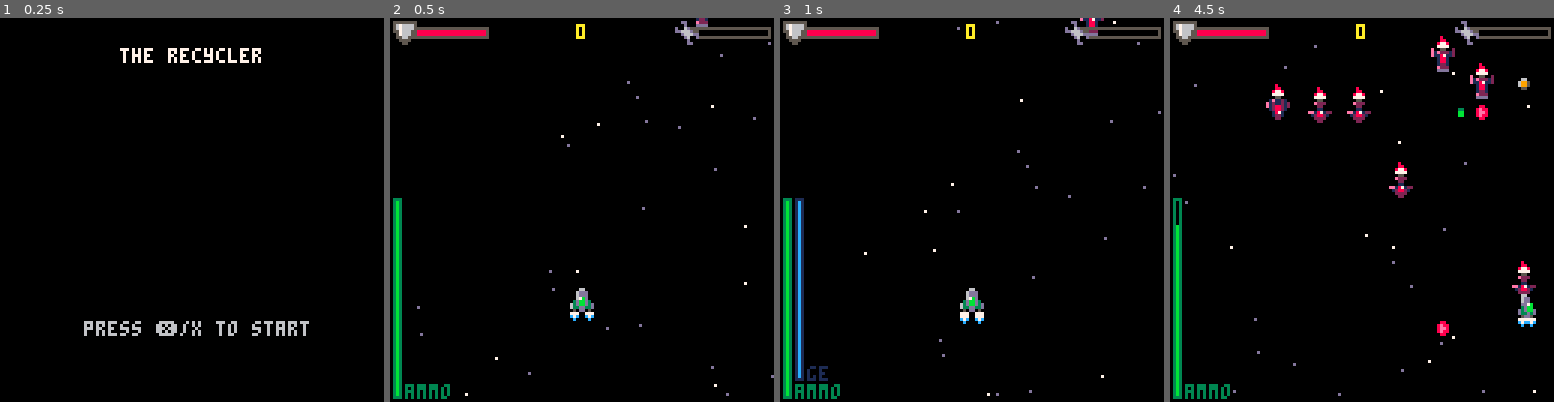
Above: before the commit, frames 1-4 (left to right).
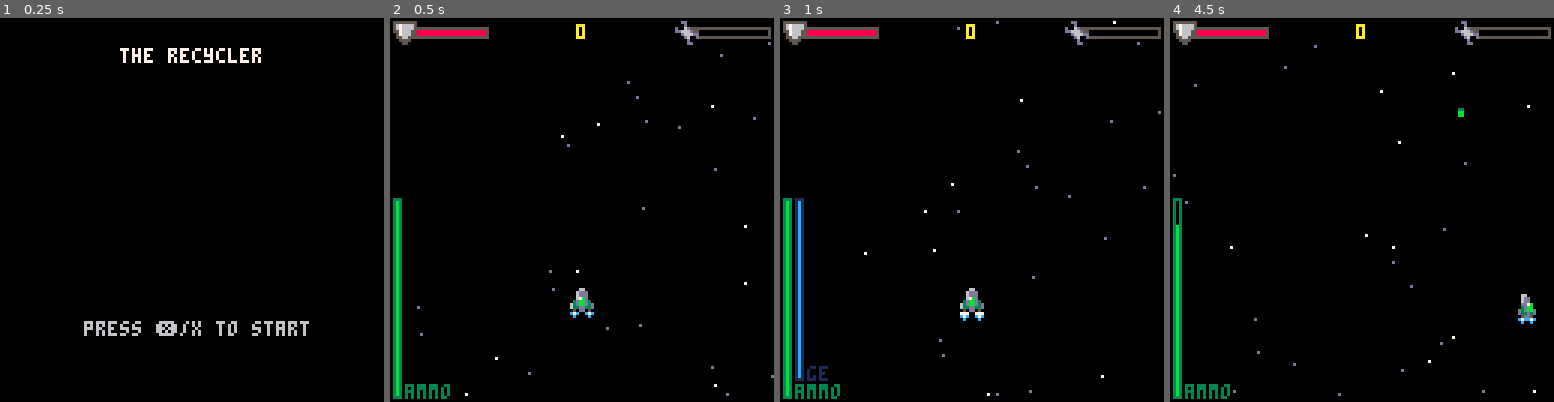
Above: after the commit, the same moments.

Repository: Sreaz0ne/the-recycler-p8
Game: PICO-8 cartridge the_recycler.p8
Two runs of this game, one before a commit and one after it. Both use one fixed random seed, a clock stepped at 60 frames per second and the inputs below.
Inputs:
- Up to frame 1 (0.25 s): no input
- Up to frame 2 (0.5 s): tap X (X key) at 0.33 s
- Up to frame 3 (1 s): tap O (Z key) at 0.7 s
- Up to frame 4 (4.5 s): tap X (X key) at 1.07, 1.85, 2.97, 4.08 s; hold Right 1.6-2.1 s; tap O (Z key) every 0.4 s from 1.7 to 4.1 s; hold Up 2.15-2.42 s; hold Right 2.47-3.03 s; hold Left 3.08-3.58 s; hold Down 3.63-3.97 s; hold Right from 4.02 s (still down)

Frame 1 is identical in both runs. In frame 2, 0.1% of the frame differs, in the area x 46-83%, y 0-79%; in frame 3, 0.2%; in frame 4, 2.3%, in the area x 25-96%, y 4-83%.

Commit message:
Add difficulty system

Diff:
--- a/the_recycler.p8
+++ b/the_recycler.p8
@@ -102,11 +102,13 @@
 	init_vacumm_part()
  init_upgd()
 	scraps={}
+	init_dffclty()
+
+	spwn_enemies(flr(rnd(dffclty.e_per_wave))+1)
 end
 
 function updt_game()
 	if hastochooseupgd==0 then
-		t+=1
 
 		updt_stars()
 		updt_expls()
@@ -115,18 +117,22 @@
 		updt_plyr()
 		updt_vcm()
 		updt_bullets()
-
+		updt_dffclty()
+
+		if t%dffclty.e_spwn_time==0
+		   and need_increase_dffclty==false
+		   and need_drw_dffclty==false then
+			spwn_enemies(flr(rnd(dffclty.e_per_wave))+1)
+		end
 
 		if timetogo<=0
 		and plyr.hp<=0
 		and chck_plyr_bllt()==0 then
 			state=2
 		end
+
+		t+=1
 		if (timetogo>0) timetogo-=1
-
-		if #enemies==0 then
-			spwn_enemies(flr(rnd(9))+1)
-		end
 	else--upgrade menu
 		updt_upgd()
 	end
@@ -150,6 +156,8 @@
 	drw_vcm()
 	--bullets
 	drw_bullets()
+	--dffclty
+	drw_dffclty()
 	--** hud **
 	drw_hud()
 	--upgrade menu
@@ -389,7 +397,7 @@
 	if r>=0
 	and r<40 then
 		e.speed=0.3
-		e.hp=2
+		e.hp=2+dffclty.e_hp
 		e.sprt=32
 		e.scre=25
 		e.bsprt=49
@@ -401,7 +409,7 @@
 	elseif r>=40
 	and r<65 then
 		e.speed=0.2
-		e.hp=3
+		e.hp=3+dffclty.e_hp
 		e.sprt=33
 		e.scre=50
 		add(e.gun,{
@@ -417,7 +425,7 @@
  elseif r>=65
 	and r<85 then
 		e.speed=0.1
-		e.hp=4
+		e.hp=4+dffclty.e_hp
 		e.sprt=34
 		e.scre=100
 		add(e.gun,{
@@ -428,7 +436,7 @@
 	elseif r>=85
 	and r<100 then
 		e.speed=0.5
-		e.hp=4
+		e.hp=4+dffclty.e_hp
 		e.sprt=35
 		e.scre=200
 		add(e.gun,{
@@ -1115,6 +1123,94 @@
 	up2=nil
 	curspos=nil
 end
+-->8
+--difficulty
+function init_dffclty()
+	need_increase_dffclty=false
+	need_drw_dffclty=false
+	t_2_increase_dffclty=1800
+	min_e_spwn_t=120
+	max_e_per_wave=10
+	dfflty_msg=nil
+	warning_duration=600
+	crrent_wrnng_time=0
+	dffclty={
+		e_spwn_time=480,
+		e_per_wave=2,
+		e_hp=0
+	}
+end
+
+function updt_dffclty()
+	if t%t_2_increase_dffclty==0 then
+		need_increase_dffclty=true
+	end
+
+	if need_drw_dffclty then
+		crrent_wrnng_time+=1
+		if crrent_wrnng_time==warning_duration then
+			need_drw_dffclty=false
+			crrent_wrnng_time=0
+			dfflty_msg=nil
+		end
+	end
+
+	if need_increase_dffclty
+	   and #enemies==0 then
+	   increase_dffclty()
+	end
+end
+
+function drw_dffclty()
+	if need_drw_dffclty then
+		print(
+			"warning",
+			h_txt_cntr("warning"),
+			30,
+			8
+		)
+		print(
+			dfflty_msg,
+			h_txt_cntr(dfflty_msg),
+			35,
+			8
+		)
+	end
+end
+
+function increase_dffclty()
+
+	local dtype=nil
+	while dtype==nil do
+		dtype=flr(rnd(3))+1
+		if dtype==1
+				 and dffclty.e_spwn_time==min_e_spwn_t then
+				 dtype=nil
+		end
+
+		if dtype==2
+				 and dffclty.e_per_wave==max_e_per_wave then
+				 dtype=nil
+		end
+	end
+
+	if dtype==1 then
+		dfflty_msg="MORE ENEMY WAVE"
+		dffclty.e_spwn_time-=40
+		if (dffclty.e_spwn_time<min_e_spwn_t) dffclty.e_spwn_time=min_e_spwn_t
+	elseif dtype==2 then
+		dfflty_msg="MORE ENEMY PER WAVE"
+		dffclty.e_per_wave+=1
+		if (dffclty.e_per_wave<max_e_per_wave) dffclty.e_per_wave=max_e_per_wave
+	elseif dtype==3 then
+		dfflty_msg="ENEMY HP INCREASED"
+		dffclty.e_hp+=1
+	end
+
+	need_drw_dffclty=true
+	need_increase_dffclty=false
+end
+
 __gfx__
 00066000000066000066000000000000000000000000000000000000000000000000000000000000000000000000000000000000000000000000000000000000
 006ddd00000dd600006dd00000000000000000000000000000000000000000000000000000000000000000000000000000000000000000000000000000000000
